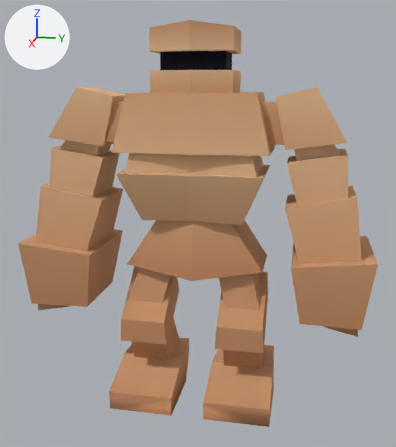
The FBX model DanceAtSunset/Assets/ArtExport/3D_Models/Golem/Golem.fbx: old version first, new version second.
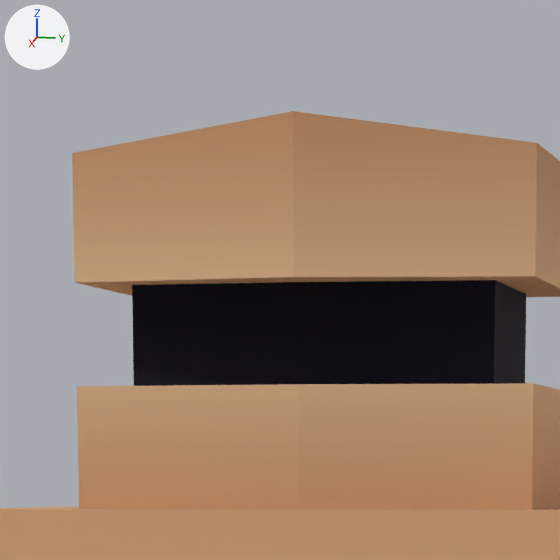
Old and new are each drawn whole from a 50 mm camera at (8.07, 1.63, 4.9) aimed at (-0.05, 0.01, 2.87) and again close up on the part from 34% to 60% of the width and 0% to 23% of the height. The lights are fixed; the arrows at upper left show +X, +Y and +Z. The last two pictures show the newer version.

Names of what the first close-up shows: 'Golem'.
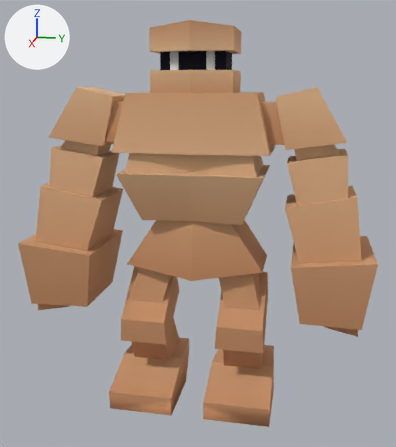
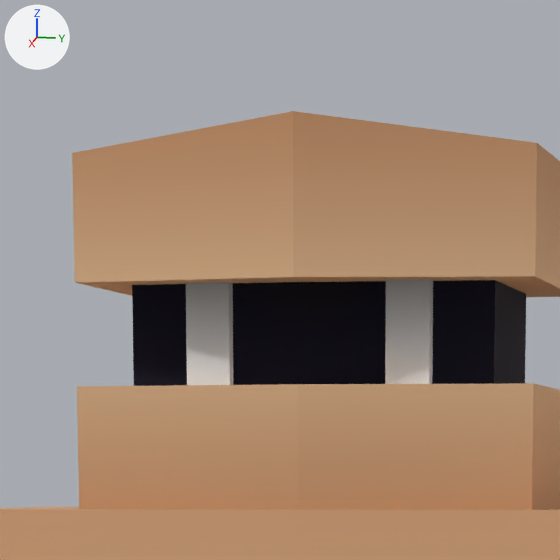
Pixel boxes [x1, y1, x2, y2] of what changed, in the close-ups (560 x 560 px):
```json
{"part": 1, "of": "me_cube_001", "change": "added", "after": [385, 280, 433, 384]}
{"part": 2, "of": "me_cube_001", "change": "added", "after": [186, 282, 233, 385]}
```

Edits to the scene script, one JSON object a line:
```json
{"block": "me_cube_001", "where": "# used by ob_golem; location = (0.0, 0.0, 0.0)"}
{"op": "remove", "block": "me_cube_001", "code": "me_cube_001.from_pydata(...)  # 268 vertices, 216 faces; spans x -0.87..0.77, y -2.61..2.61, z 0.0..5.78"}
{"op": "add", "block": "me_cube_001", "code": "me_cube_001.from_pydata(...)  # 284 vertices, 228 faces; spans x -0.87..0.77, y -2.61..2.61, z 0.0..5.78"}
{"block": "me_cube_001", "change": "me_cube_001 part 1: a new loose piece, a box spanning x 0.26..0.34, y 0.201..0.313, z 5.127..5.447, in mat_m_golem (picture img_gradient_pallete_png)"}
{"block": "me_cube_001", "change": "me_cube_001 part 2: a new loose piece, a box spanning x 0.26..0.34, y -0.313..-0.201, z 5.127..5.447, in mat_m_golem (picture img_gradient_pallete_png)"}
```
